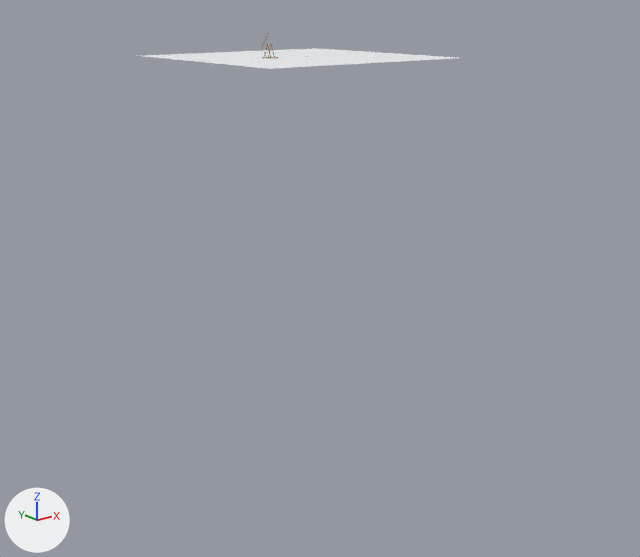
The Blender file Trebuchet_3ft.blend, before and after one commit.
Both versions are drawn from a 50 mm camera at (-31.0, -43.5, 3.2) aimed at (3.8, 0.1, -14.2). Lighting does not change. The marker at lower left points along +X, +Y and +Z. The picture after the commit comes second.

In view in the first picture: 'Workshop_Floor'.
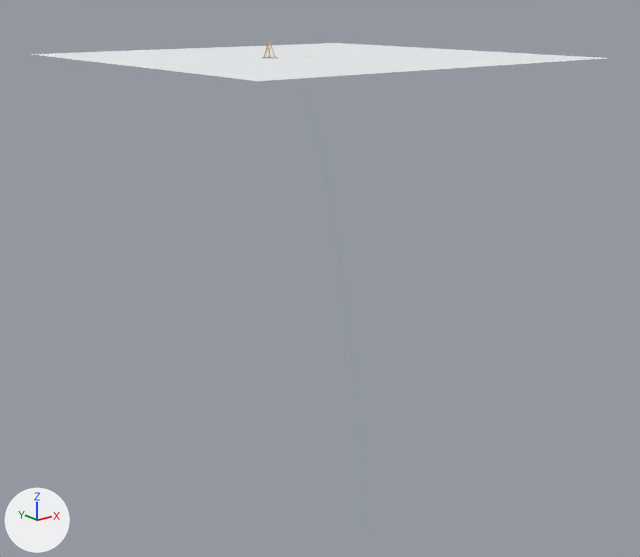
The edits, one by one:
me_plane is used by ob_workshop_floor; location (2.0, 0.0, 0.0).
me_plane had 4 vertices, 1 face and spanned x -7.0..7.0, y -7.0..7.0, z 0.0.
me_plane now has 4 vertices, 1 face and spans x -12.5..12.5, y -12.5..12.5, z 0.0.
Part 1, on me_plane:
Vertex 0 of me_plane moves from (-7.0, -7.0, 0.0) at pixel (269, 68) to (-12.5, -12.5, 0.0) at pixel (258, 81).
Vertex 1 of me_plane moves from (7.0, -7.0, 0.0) to (12.5, -12.5, 0.0).
Vertex 2 of me_plane moves from (-7.0, 7.0, 0.0) to (-12.5, 12.5, 0.0) at pixel (29, 54).
Vertex 3 of me_plane moves from (7.0, 7.0, 0.0) at pixel (315, 48) to (12.5, 12.5, 0.0) at pixel (336, 42).
Object 'Workshop_Floor' (ob_workshop_floor) moves from (2.0, 0.0, 0.0) to (3.0, 0.0, 0.0).

Location of each change, (x1, y1, x2, y2) in pixels of the pictures (640 x 557 px):
'Workshop_Floor', reshaped, moved (80% wider, 77% taller)
    before: (140, 48, 459, 69)
    after: (31, 43, 605, 81)
